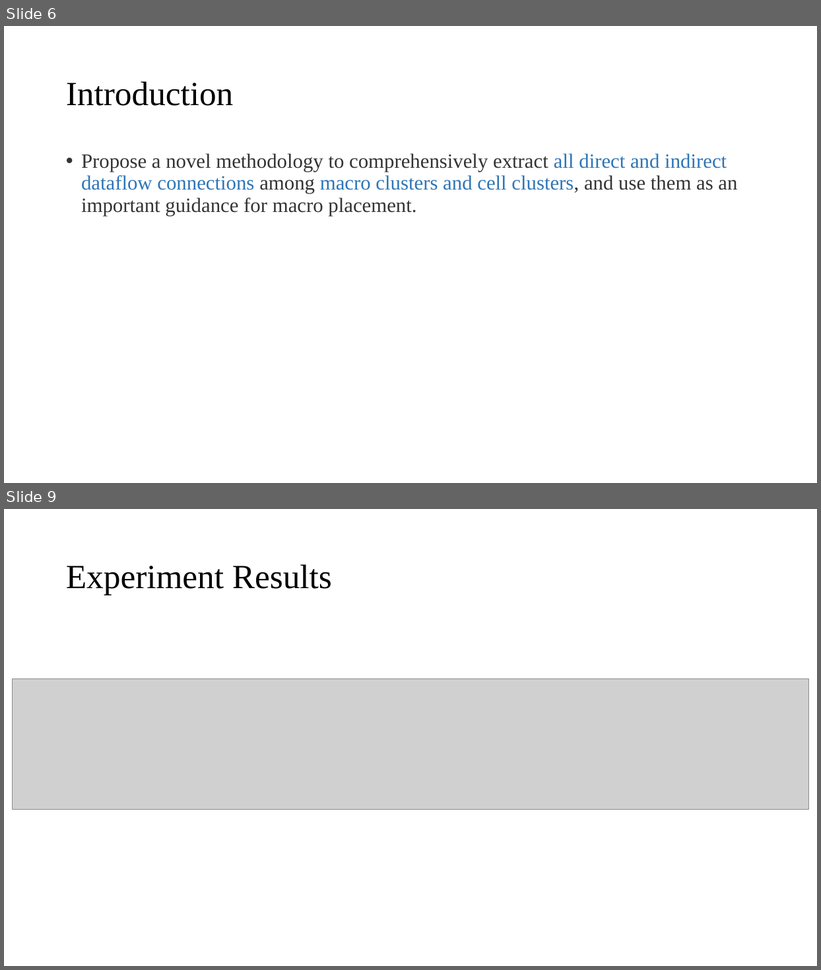
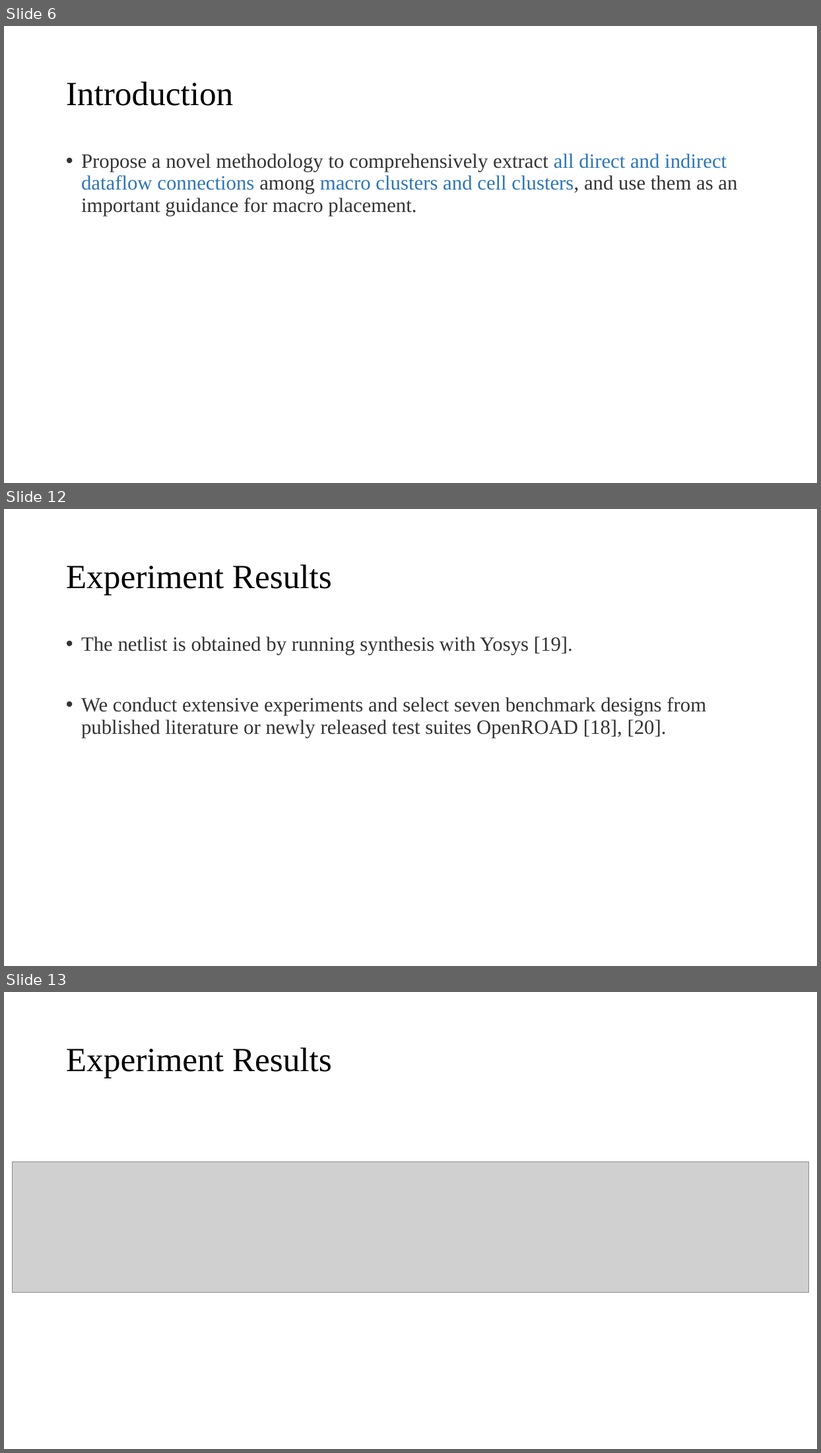
Before and after one commit to demon02130101/Lab, a slide deck: PPT/Standard Cell Do Matter.pptx. Shown one above the other, each under a label of ours: slides 6 and 9 before the commit, slides 6, 12 and 13 after it; the slides between them are not shown. The pictures are 821x970 and 821x1453 pixels, drawn with LibreOffice and Linux fonts; fonts in the diff are those of the drawing; grey boxes stand for pictures. Boxes give left, top, right and bottom in pixels: in the first picture for what was removed or moved away, otherwise in the second. Text is boxed around its words. In the diff, an @@ line names an element or a change of style, - is before the commit and + after.

```diff
--- a/PPT/Standard Cell Do Matter.pptx
+++ b/PPT/Standard Cell Do Matter.pptx
@@ slide 12 added at box(4, 509, 817, 966), background #FFFFFF @@
@@ title added at box(66, 564, 332, 595), 40 pt, text #000000 @@
+Experiment Results
@@ text added at box(81, 636, 706, 738), 24 pt, text #333333 @@
+• The netlist is obtained by running synthesis with Yosys [19].
+• We conduct extensive experiments and select seven benchmark designs from published literature or newly released test suites OpenROAD [18], [20].
@@ what was slide 9 is now slide 13 @@
```
Also in this commit, not shown: 1 slide changed, 5 other slides added, 2 slides removed, 2 other files.
